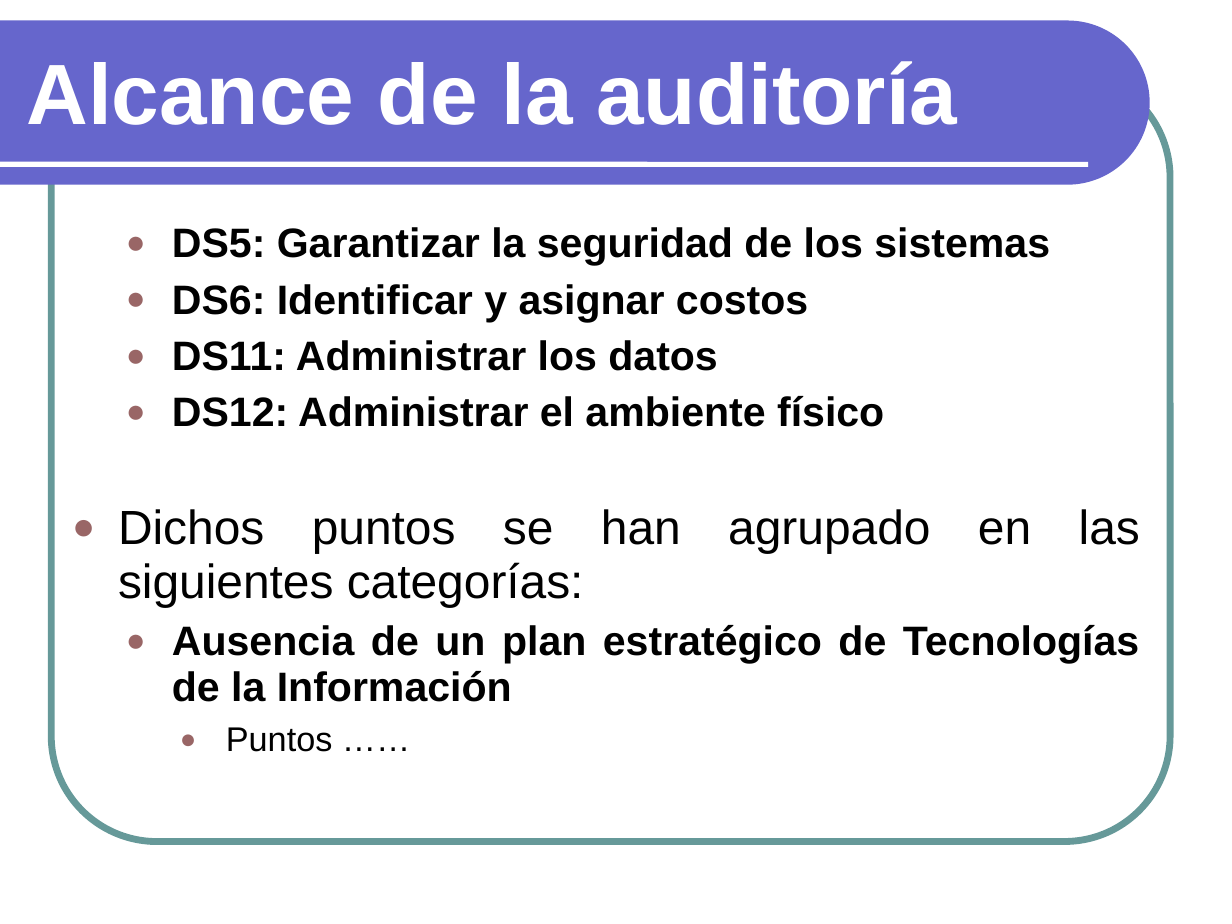
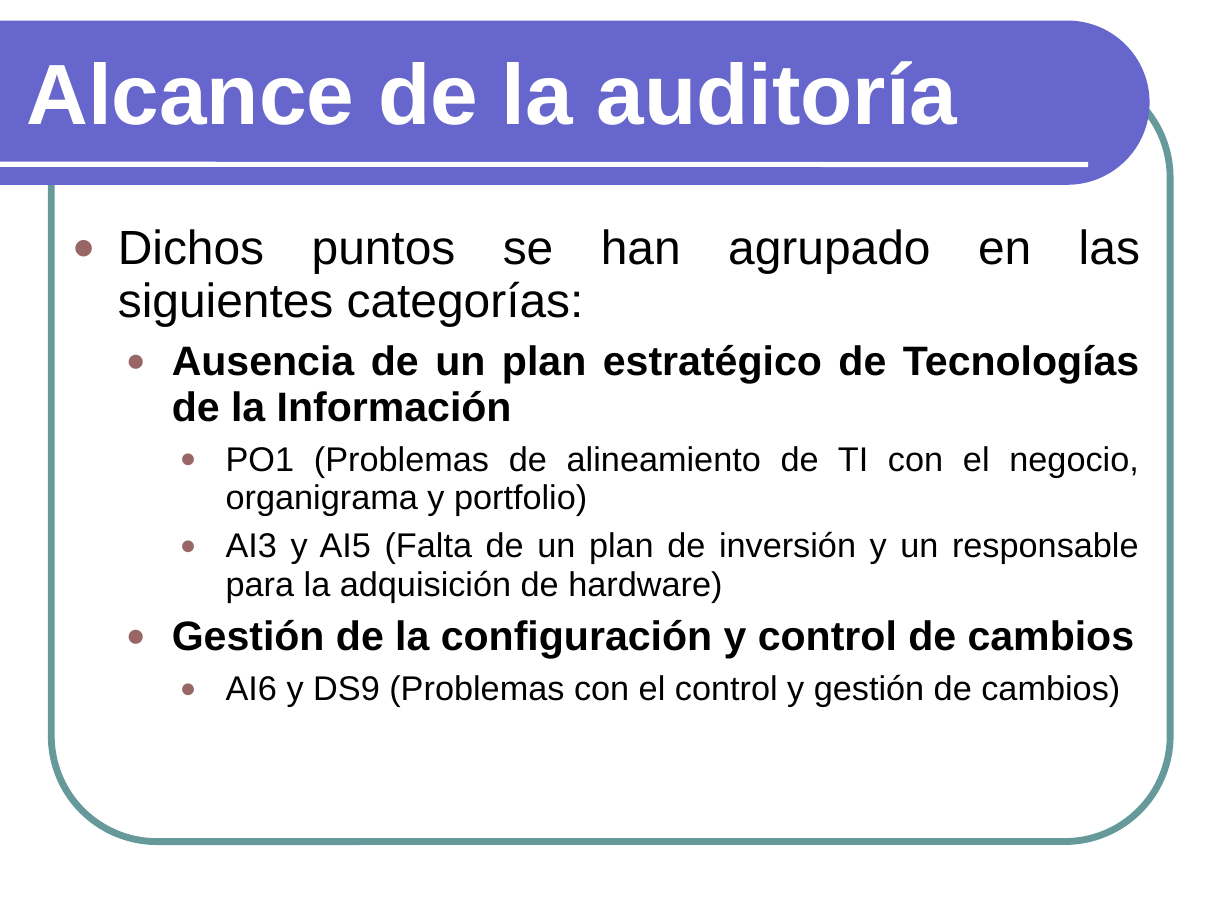
Before and after one commit to txedo/isi-auditoria, a slide deck: slide 11 of auditoria/presentacion/Presentacion.ppt. Drawn at 1232x924 pixels with LibreOffice and Linux fonts; fonts in the diff are those of the drawing. Boxes give left, top, right and bottom in pixels: in the first picture for what was removed or moved away, otherwise in the second. Text is boxed around its words. In the diff, an @@ line names an element or a change of style, - is before the commit and + after.

Commit message:
Añadida mi parte de la carta del director. Presentación: * He puesto los procesos que afectan a las partes auditadas (seccion alcance) * He añadido mi parte de las conclusiones

```diff
--- a/auditoria/presentacion/Presentacion.ppt
+++ b/auditoria/presentacion/Presentacion.ppt
@@ text at box(172, 227, 1050, 427): paragraphs removed @@
-  ● DS5: Garantizar la seguridad de los sistemas
-  ● DS6: Identificar y asignar costos
-  ● DS11: Administrar los datos
-  ● DS12: Administrar el ambiente físico
@@ text at box(172, 446, 1139, 707): text changed @@
-    ● Puntos ……
+    ● PO1 (Problemas de alineamiento de TI con el negocio, organigrama y portfolio)
+    ● AI3 y AI5 (Falta de un plan de inversión y un responsable para la adquisición de hardware)
+  ● Gestión de la configuración y control de cambios
+    ● AI6 y DS9 (Problemas con el control y gestión de cambios)
```
Also in this commit, not shown: 14 other slides changed, 4 slides added, 4 slides removed, 1 other file.
